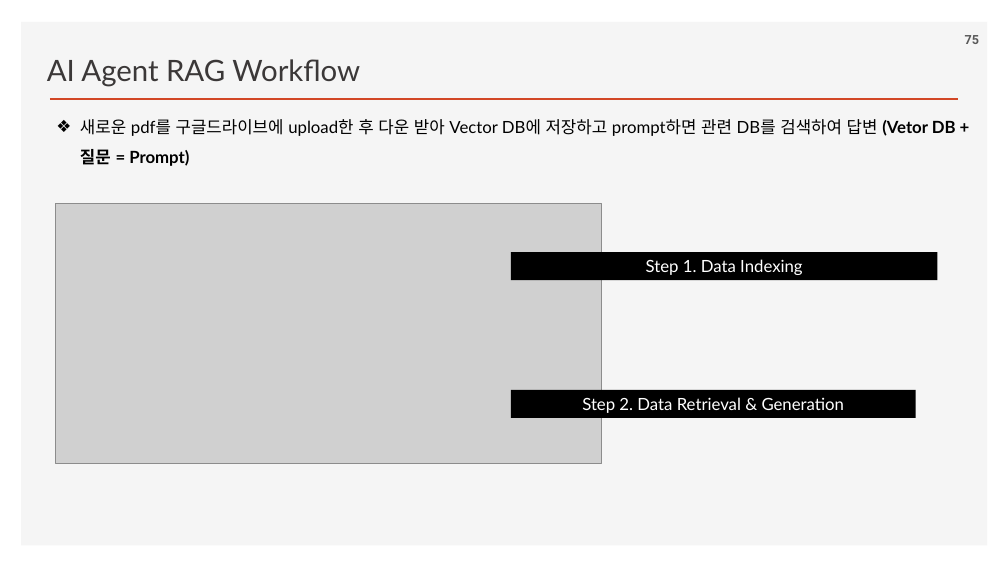
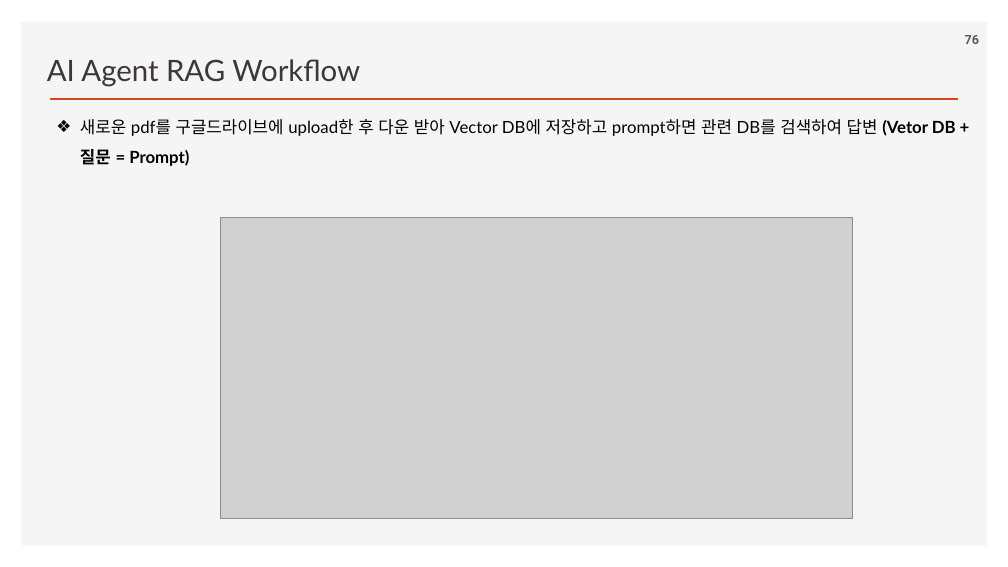
Before and after one commit to ancestor9/2026_Fall_AI-Workflow, a slide deck: slide 76 of PPTs/02_AI Workflow_n8n.pptx (slide 75 before the commit). Drawn at 1008x567 pixels with LibreOffice and Linux fonts; fonts in the diff are those of the drawing; grey boxes stand for pictures; background and template pictures are left out. Boxes give left, top, right and bottom in pixels: in the first picture for what was removed or moved away, otherwise in the second. Text is boxed around its words. In the diff, an @@ line names an element or a change of style, - is before the commit and + after.

```diff
--- a/PPTs/02_AI Workflow_n8n.pptx
+++ b/PPTs/02_AI Workflow_n8n.pptx
@@ picture: place and size @@
-picture at <box>56,203,602,464</box>
+picture at <box>220,217,852,519</box>
@@ rectangle removed at <box>511,252,938,280</box> @@
-Step 1. Data Indexing
@@ rectangle removed at <box>511,390,916,418</box> @@
-Step 2. Data Retrieval & Generation
```
Also in this commit, not shown: 6 other slides changed, 2 slides added.
